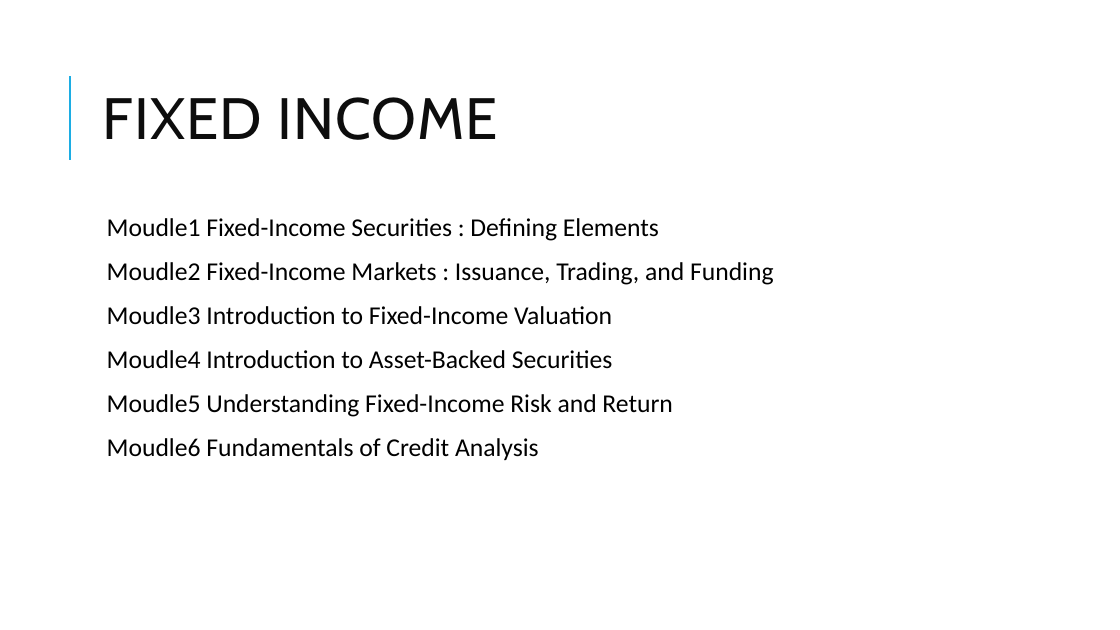
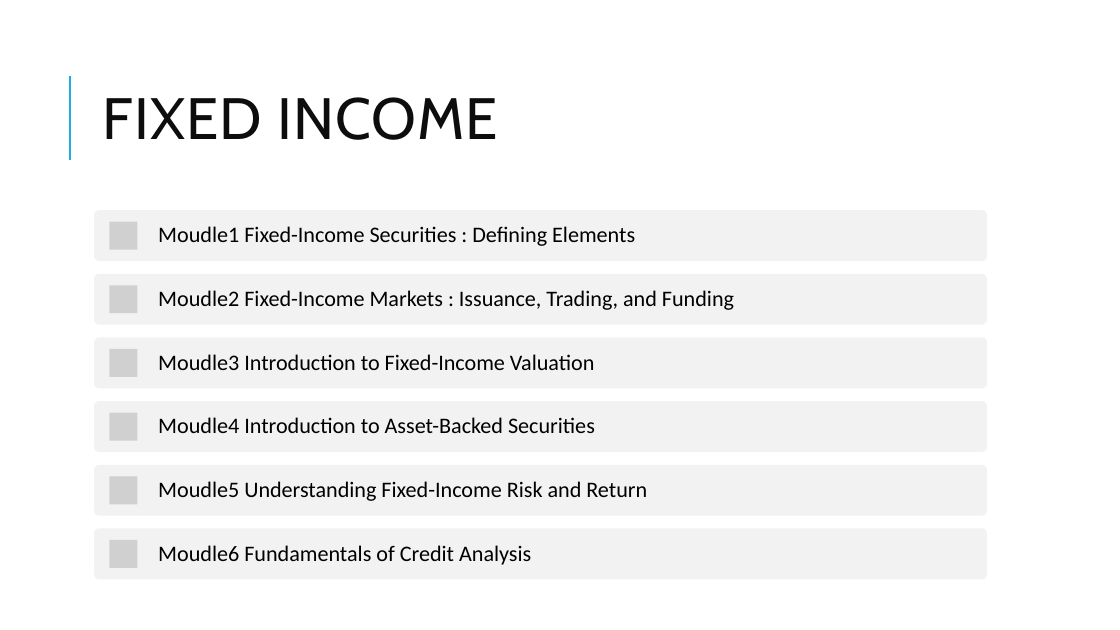
Before and after one commit to Isco0530/data, a slide deck: slide 1 of Fixed Income.pptx. Drawn at 1120x630 pixels with LibreOffice and Linux fonts; fonts in the diff are those of the drawing; grey boxes stand for pictures. Boxes give left, top, right and bottom in pixels: in the first picture for what was removed or moved away, otherwise in the second. Text is boxed around its words. In the diff, an @@ line names an element or a change of style, - is before the commit and + after.

```diff
--- a/Fixed Income.pptx
+++ b/Fixed Income.pptx
@@ text removed at bbox=[107, 218, 774, 460] @@
-  Moudle1 Fixed-Income Securities : Defining Elements
-  Moudle2 Fixed-Income Markets : Issuance, Trading, and Funding
-  Moudle3 Introduction to Fixed-Income Valuation
-  Moudle4 Introduction to Asset-Backed Securities
-  Moudle5 Understanding Fixed-Income Risk and Return
-  Moudle6 Fundamentals of Credit Analysis
@@ group added at bbox=[94, 210, 987, 580]: 6 rounded rectangles, 6 pictures, 6 texts @@
+Moudle1 Fixed-Income Securities : Defining Elements
+Moudle2 Fixed-Income Markets : Issuance, Trading, and Funding
+Moudle3 Introduction to Fixed-Income Valuation
+Moudle4 Introduction to Asset-Backed Securities
+Moudle5 Understanding Fixed-Income Risk and Return
+Moudle6 Fundamentals of Credit Analysis
```
Also in this commit, not shown: 7 other slides changed, 2 slides added, 1 other file.
